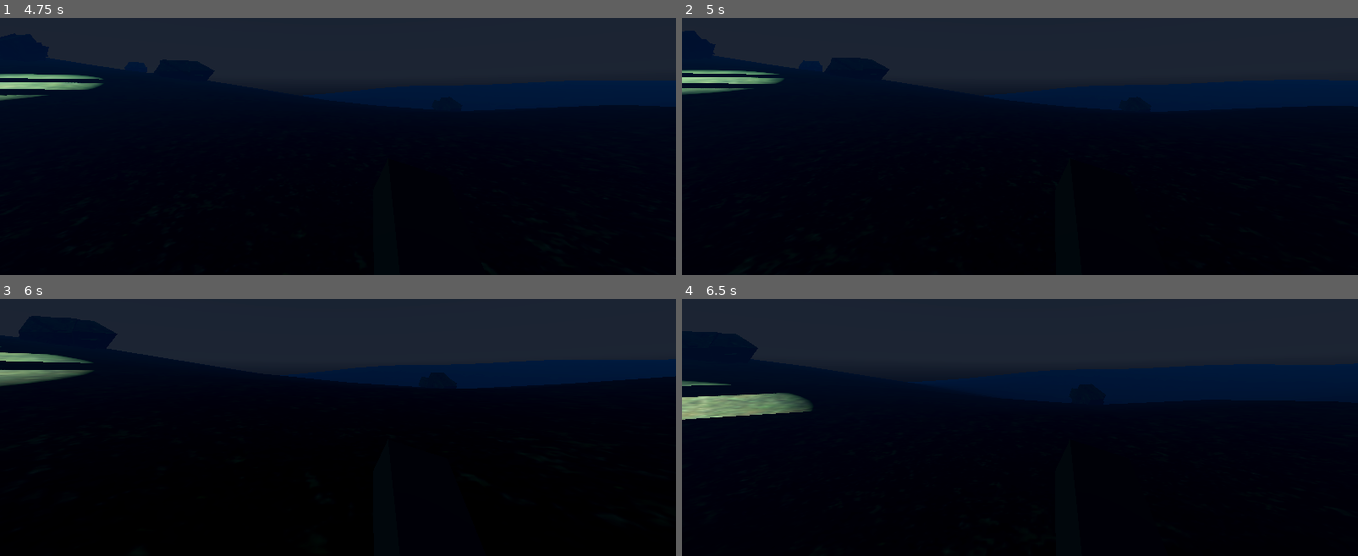
Above: before the commit, frames 1-4 (two rows, left to right).
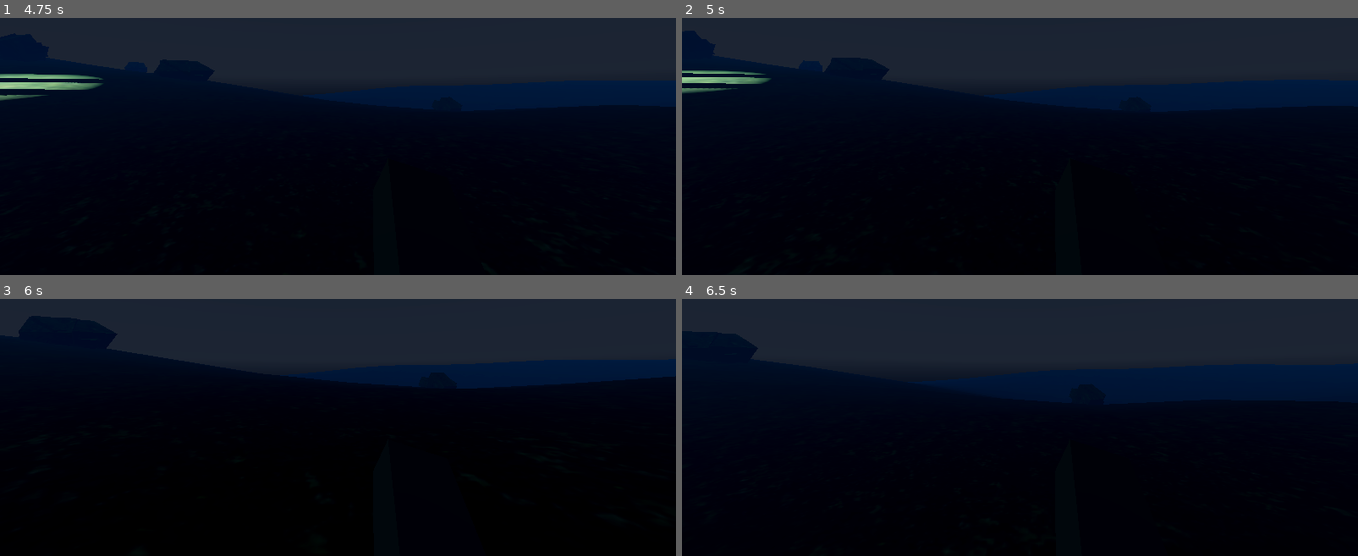
Above: after the commit, the same moments.

Repository: ChrisY03/gavinwadenew
Game: Godot game, scene res://Scenes/Pierce_scene.tscn
The game is run twice, just before and just after one commit, with the same random seed, the same clock (stepped at 60 frames per second) and the same inputs. This scene is started directly instead of the project's main scene. A sky picture missing from this copy of the repository is replaced by a grey-blue gradient.
Inputs (mouse positions are in pixels of both pictures, inside the frame that each line leads up to):
- Up to frame 1 (4.75 s): move the mouse to (371, 84) at 0.52 s; hold W (move_forward) from 0.53 s (still down); tap Space (jump) at 0.77, 1.52, 3.02, 3.77, 4.52 s; move the mouse to (304, 87) at 1.27 s; move the mouse to (351, 79) at 2.02 s; move the mouse to (331, 92) at 2.77 s; move the mouse to (385, 89) at 3.52 s; move the mouse to (283, 79) at 4.27 s
- Up to frame 2 (5 s): keep holding W (move_forward)
- Up to frame 3 (6 s): move the mouse to (344, 365) at 5.02 s; move the mouse to (310, 358) at 5.77 s; release W (move_forward) at 5.78 s; hold D (move_right) from 5.78 s (still down)
- Up to frame 4 (6.5 s): keep holding D (move_right); tap Space (jump) at 6.02 s

Frame 1 is identical in both runs. In frame 2, 0.3% of the frame differs, in the area x 0-16%, y 20-30%; in frame 3, 0.9%; in frame 4, 1.6%, in the area x 0-20%, y 31-48%.

Commit message:
Update Helicopter.gd

Diff:
--- a/ai_demo/scripts/Helicopter.gd
+++ b/ai_demo/scripts/Helicopter.gd
@@ -18,7 +18,7 @@
 @export var flight_height: float = 40.0
 
 #
-# SPOTLIGHT DETECTION SETTINGS
+# SPOTLIGHT SETTINGS
 #
 @export var spotlight_path: NodePath
 @export var debug_print_detection: bool = true
@@ -26,29 +26,31 @@
 @export var sighting_noise_radius: float = 5.0
 
 var spotlight: SpotLight3D
-var player: Node3D = null
+var player: Node3D
 var rng := RandomNumberGenerator.new()
-var current_target_index := 0
-var random_target := Vector3.ZERO
+
+var current_target_index: int = 0
+var random_target: Vector3 = Vector3.ZERO
 
 
 func _ready() -> void:
 	rng.randomize()
 	set_physics_process(true)
 
+	# --- Load Player ---
 	player = get_tree().get_first_node_in_group("player") as Node3D
 	if player == null:
 		push_warning("No node in group 'player' found!")
 
-	# Load spotlight
+	# --- Load Spotlight ---
 	if spotlight_path != NodePath():
-		spotlight = get_node_or_null(spotlight_path)
+		spotlight = get_node_or_null(spotlight_path) as SpotLight3D
 		if spotlight == null:
-			push_warning("Spotlight path is invalid!")
+			push_warning("Invalid spotlight_path assignment!")
 	else:
-		push_warning("You must assign spotlight_path in the inspector!")
+		push_warning("spotlight_path is EMPTY in the Inspector!")
 
-	# Setup initial patrol
+	# Start patrol system
 	if use_random_patrol:
 		_pick_new_random_target()
 	else:
@@ -64,79 +66,79 @@
 	_check_spotlight_detection()
 
 
-# ===============================
-# RANDOM PATROL MOVEMENT
-# ===============================
+# -------------------------------------------------------
+# RANDOM MOVEMENT
+# -------------------------------------------------------
 func _pick_new_random_target() -> void:
-	var x := rng.randf_range(min_x, max_x)
-	var z := rng.randf_range(min_z, max_z)
+	var x: float = rng.randf_range(min_x, max_x)
+	var z: float = rng.randf_range(min_z, max_z)
 	random_target = Vector3(x, flight_height, z)
 
 
 func _move_random(delta: float) -> void:
-	var dir := random_target - global_position
-	var dist := dir.length()
+	var dir: Vector3 = random_target - global_position
+	var dist: float = dir.length()
 
 	if dist > 0.2:
 		dir = dir.normalized()
 		global_position += dir * speed * delta
 
-		var flat := Vector3(dir.x, 0, dir.z)
+		var flat: Vector3 = Vector3(dir.x, 0, dir.z)
 		if flat.length() > 0.001:
-			var target_yaw := atan2(flat.x, flat.z)
-			rotation.y = lerp_angle(rotation.y, target_yaw, rotation_speed * delta)
+			var yaw: float = atan2(flat.x, flat.z)
+			rotation.y = lerp_angle(rotation.y, yaw, rotation_speed * delta)
 	else:
 		_pick_new_random_target()
 
 
-# ===============================
-# WAYPOINT PATROL MOVEMENT
-# ===============================
+# -------------------------------------------------------
+# WAYPOINT MOVEMENT
+# -------------------------------------------------------
 func _move_waypoints(delta: float) -> void:
 	if patrol_points.is_empty(): return
 
-	var t: Node3D = get_node_or_null(patrol_points[current_target_index])
+	var t: Node3D = get_node_or_null(patrol_points[current_target_index]) as Node3D
 	if t == null: return
 
-	var dir := t.global_position - global_position
-	var dist := dir.length()
+	var dir: Vector3 = t.global_position - global_position
+	var dist: float = dir.length()
 
 	if dist > 0.2:
 		dir = dir.normalized()
 		global_position += dir * speed * delta
 
-		var flat := Vector3(dir.x, 0, dir.z)
+		var flat: Vector3 = Vector3(dir.x, 0, dir.z)
 		if flat.length() > 0.001:
-			var target_yaw := atan2(flat.x, flat.z)
-			rotation.y = lerp_angle(rotation.y, target_yaw, rotation_speed * delta)
+			var yaw: float = atan2(flat.x, flat.z)
+			rotation.y = lerp_angle(rotation.y, yaw, rotation_speed * delta)
 	else:
 		current_target_index = (current_target_index + 1) % patrol_points.size()
 
 
-# ===============================
-# SPOTLIGHT DETECTION (FIXED)
-# ===============================
+# -------------------------------------------------------
+# SPOTLIGHT DETECTION
+# -------------------------------------------------------
 func _check_spotlight_detection() -> void:
 	if spotlight == null or player == null:
 		return
 
-	var to_player := player.global_position - spotlight.global_position
-	var dist := to_player.length()
+	var to_player: Vector3 = player.global_position - spotlight.global_position
+	var dist: float = to_player.length()
 
+	# Distance check
 	if dist > spotlight.spot_range:
 		return
 
-	# FIXED DIRECTION:
-	# SpotLight3D shines along +Z — NOT -Z
-	var forward := spotlight.global_transform.basis.z.normalized()
+	# Spotlight forward vector (spotlight looks DOWN its -Z direction normally)
+	var forward: Vector3 = -spotlight.global_transform.basis.z.normalized()
+	var angle_rad: float = forward.angle_to(to_player.normalized())
+	var half_angle: float = deg_to_rad(spotlight.spot_angle * 0.5)
 
-	var angle_rad := forward.angle_to(to_player.normalized())
-	var half_angle := deg_to_rad(spotlight.spot_angle * 0.5)
-
+	# Cone check
 	if angle_rad > half_angle:
 		return
 
-	# PLAYER IS INSIDE SPOTLIGHT CONE
+	# Detection SUCCESS
 	if debug_print_detection:
 		print("🚨 Helicopter sees player at:", player.global_position)
 
@@ -144,21 +146,21 @@
 	_notify_guards(player.global_position)
 
 
-# ===============================
-# NOTIFY GUARDS & BLACKBOARD
-# ===============================
+# -------------------------------------------------------
+# GUARD ALERTING + BLACKBOARD
+# -------------------------------------------------------
 func _notify_guards(player_pos: Vector3) -> void:
-	var reported := player_pos
+	var reported: Vector3 = player_pos
 
 	if use_noisy_reports:
 		reported.x += rng.randf_range(-sighting_noise_radius, sighting_noise_radius)
 		reported.z += rng.randf_range(-sighting_noise_radius, sighting_noise_radius)
 
-	# Blackboard
+	# Blackboard (if used by your AI system)
 	if Engine.has_singleton("Blackboard"):
 		Blackboard.add_noise(player_pos, sighting_noise_radius, 5.0)
 
-	# Notify guards
+	# Notify guards with on_player_spotted()
 	for g in get_tree().get_nodes_in_group("guards"):
 		if g.has_method("on_player_spotted"):
 			g.on_player_spotted(reported)
